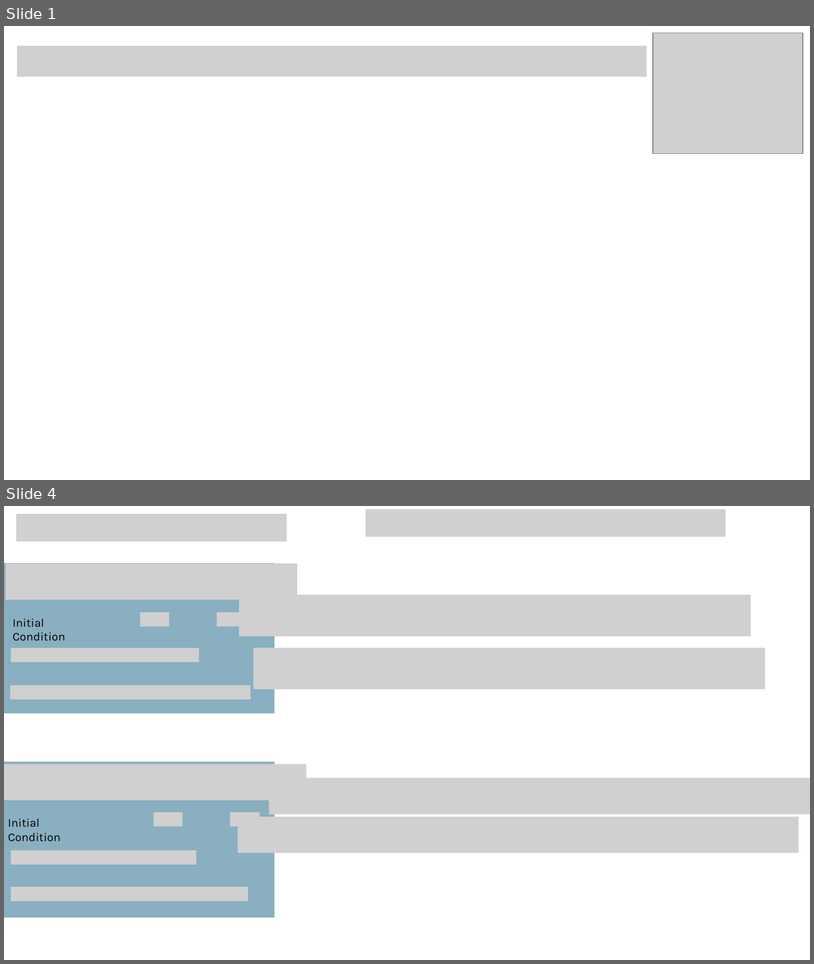
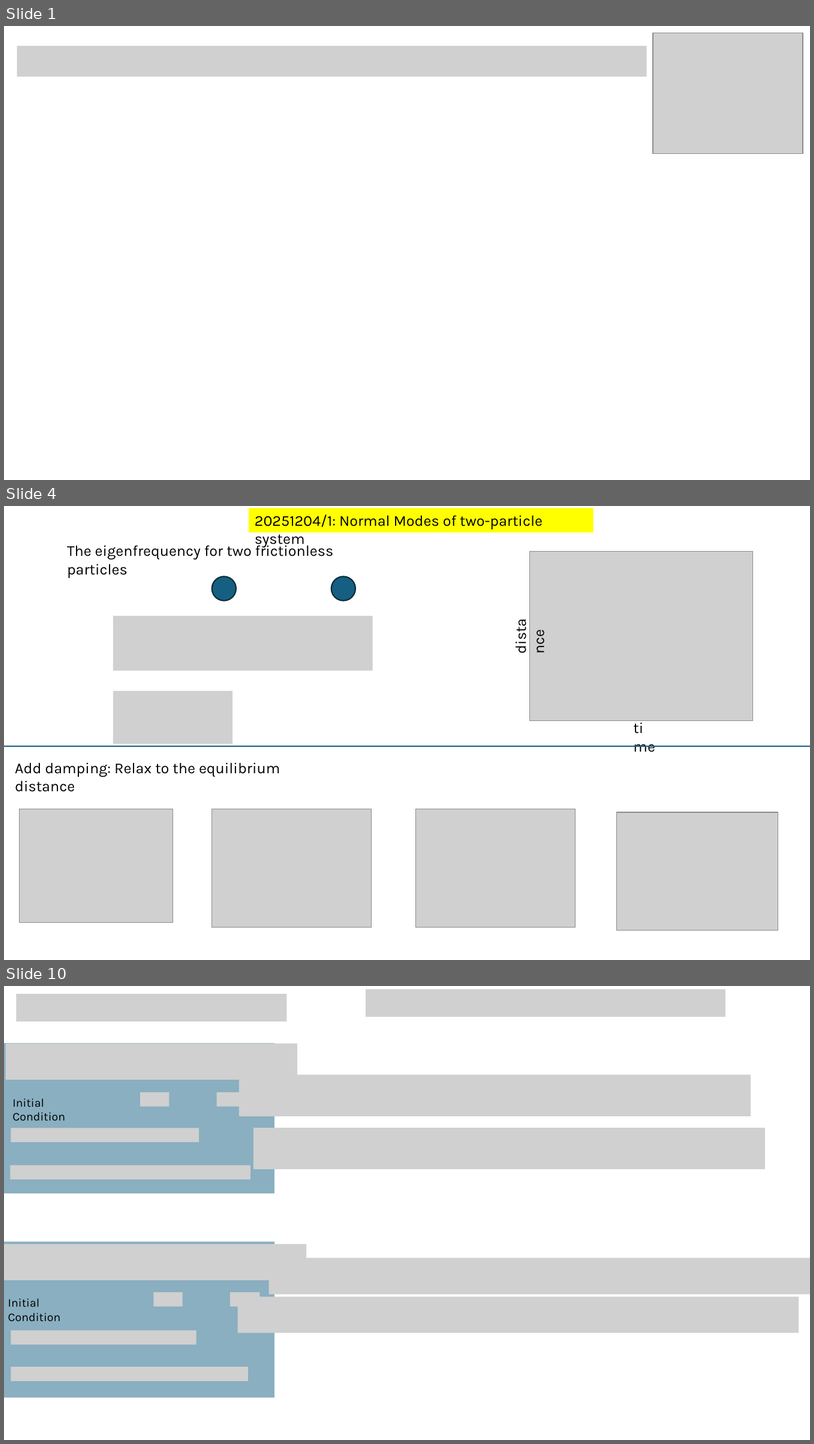
Before and after one commit to XinyunLiuX/Synchronized-Pulsating-Particles, a slide deck: Sync Pulsating Particles.pptx. Shown one above the other, each under a label of ours: slides 1 and 4 before the commit, slides 1, 4 and 10 after it; the slides between them are not shown. The pictures are 814x964 and 814x1444 pixels, drawn with LibreOffice and Linux fonts; fonts in the diff are those of the drawing; grey boxes stand for pictures. Boxes give left, top, right and bottom in pixels: in the first picture for what was removed or moved away, otherwise in the second. Text is boxed around its words. In the diff, an @@ line names an element or a change of style, - is before the commit and + after.

```diff
--- a/Sync Pulsating Particles.pptx
+++ b/Sync Pulsating Particles.pptx
@@ slide 4 added at bbox=[4, 506, 810, 960], background #FFFFFF @@
@@ rectangle added at bbox=[249, 508, 594, 532], fill #FFFF00, 18 pt, text #000000 @@
+20251204/1: Normal Modes of two-particle system
@@ text added at bbox=[67, 543, 334, 578], 18 pt, text #000000 @@
+The eigenfrequency for two frictionless particles
@@ picture added at bbox=[530, 552, 753, 720] @@
@@ ellipse added at bbox=[212, 576, 236, 600], fill #156082, outline #092A39 1.5 pt @@
@@ ellipse added at bbox=[331, 576, 356, 600], fill #156082, outline #092A39 1.5 pt @@
@@ text added at bbox=[508, 604, 528, 660], 18 pt, text #000000 @@
+distance
@@ picture added at bbox=[113, 616, 373, 671] @@
@@ picture added at bbox=[113, 691, 233, 744] @@
@@ text added at bbox=[628, 715, 662, 735], 18 pt, text #000000 @@
+time
@@ line added from (4, 746) to (810, 746), #156082 1.5 pt @@
@@ text added at bbox=[15, 762, 280, 792], 18 pt, text #000000 @@
+Add damping: Relax to the equilibrium distance
@@ picture added at bbox=[19, 808, 173, 922] @@
@@ picture added at bbox=[212, 808, 372, 927] @@
@@ picture added at bbox=[416, 808, 576, 927] @@
@@ picture added at bbox=[617, 812, 779, 930] @@
@@ what was slide 4 is now slide 10 @@
```
Also in this commit, not shown: 2 slides changed, 5 other slides added, 9 other files.
